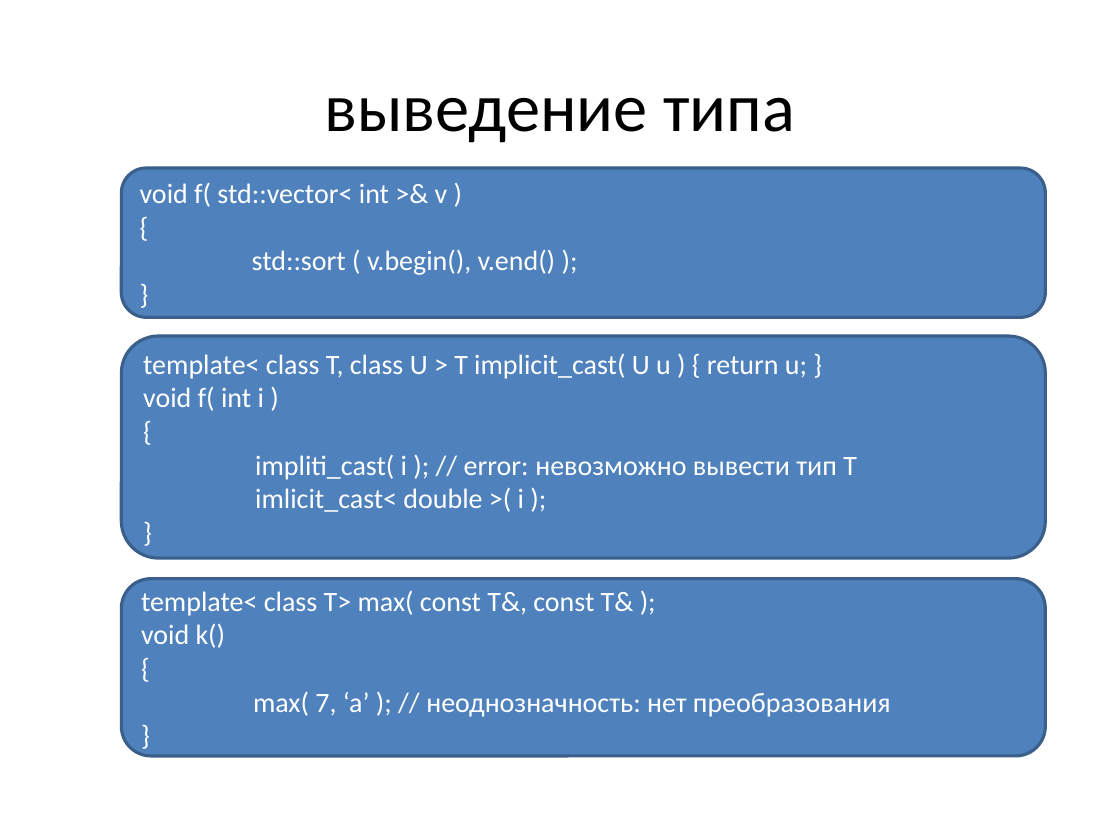
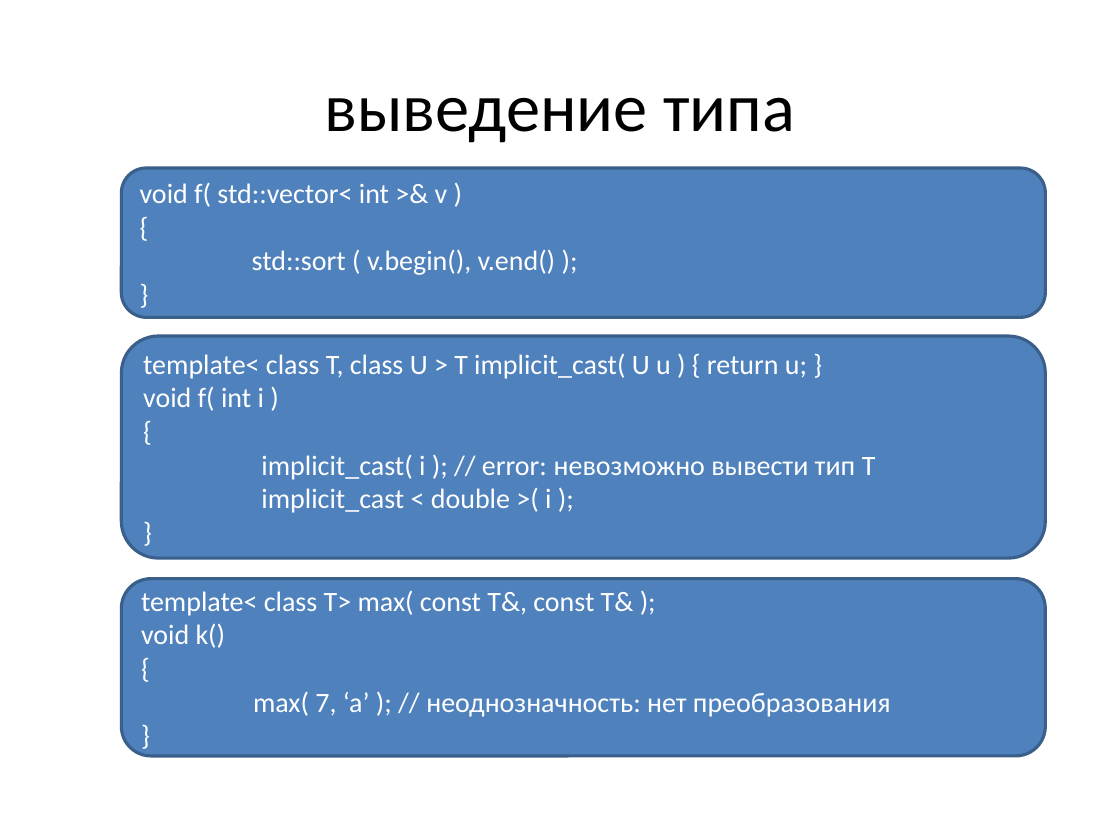
Before and after one commit to tscherkas/cpp_craft_1013, a slide deck: slide 13 of lections/cpp_craft_lec_5_pre.pptx. Drawn at 1120x840 pixels with LibreOffice and Linux fonts; fonts in the diff are those of the drawing. Boxes give left, top, right and bottom in pixels: in the first picture for what was removed or moved away, otherwise in the second. Text is boxed around its words. In the diff, an @@ line names an element or a change of style, - is before the commit and + after.

```diff
--- a/lections/cpp_craft_lec_5_pre.pptx
+++ b/lections/cpp_craft_lec_5_pre.pptx
@@ text in rounded rectangle at box(261, 455, 876, 513): text changed @@
-impliti_cast( i ); // error: невозможно вывести тип T
-imlicit_cast< double >( i );
+implicit_cast( i ); // error: невозможно вывести тип T
+implicit_cast < double >( i );
```
Also in this commit, not shown: 1 other slide changed.
